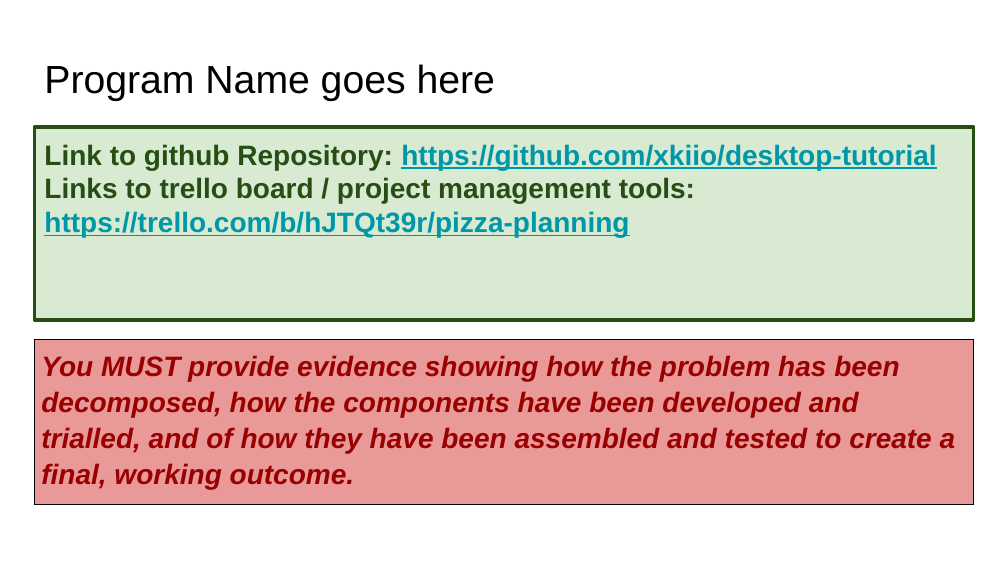
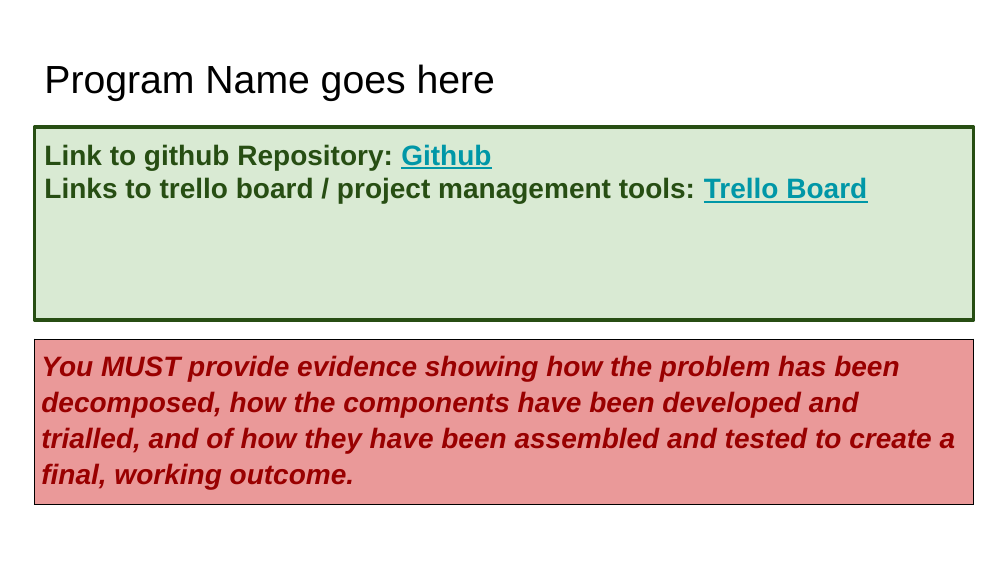
Before and after one commit to xkiio/desktop-tutorial, a slide deck: slide 1 of 022_91893+_+91897+Documentation.pptx. Drawn at 1008x567 pixels with LibreOffice and Linux fonts; fonts in the diff are those of the drawing. Boxes give left, top, right and bottom in pixels: in the first picture for what was removed or moved away, otherwise in the second. Text is boxed around its words. In the diff, an @@ line names an element or a change of style, - is before the commit and + after.

```diff
--- a/022_91893+_+91897+Documentation.pptx
+++ b/022_91893+_+91897+Documentation.pptx
@@ text at [44, 144, 867, 203]: text changed; text colour #0097A7 to #274E13 @@
-Link to github Repository: https://github.com/xkiio/desktop-tutorial
-Links to trello board / project management tools: https://trello.com/b/hJTQt39r/pizza-planning
+Link to github Repository: Github
+Links to trello board / project management tools: Trello Board
```
Also in this commit, not shown: 2 other slides changed, 3 slides added, 1 slide removed, 2 other files.
